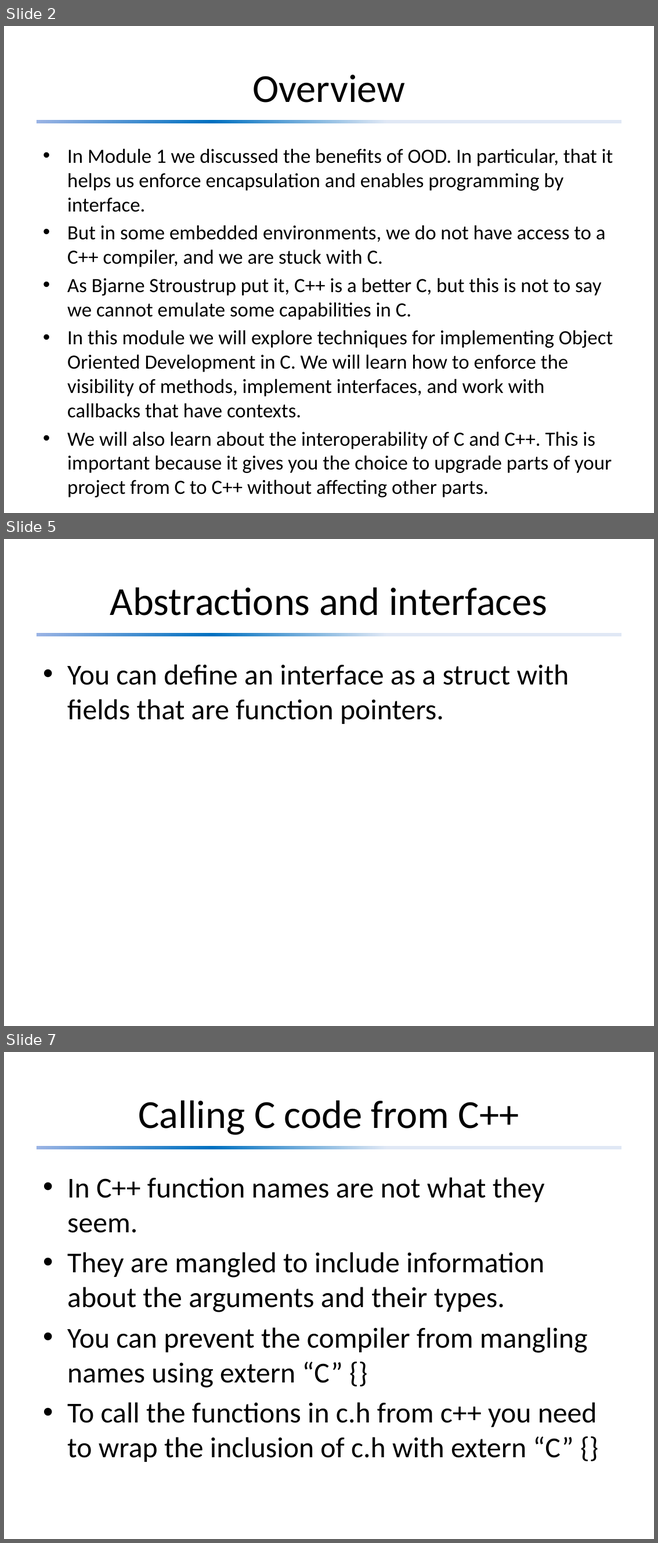
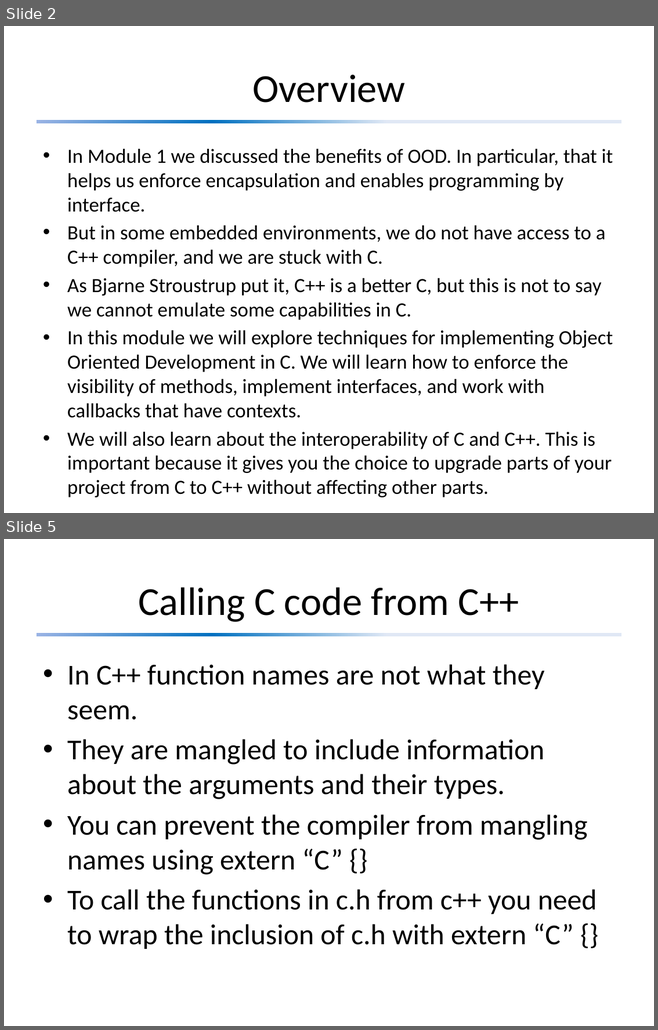
Before and after one commit to david-sackstein/solid-c-cpp, a slide deck: Module 5 - Object Oriented Design and C.pptx. Shown one above the other, each under a label of ours: slides 2, 5 and 7 before the commit, slides 2 and 5 after it; the slides between them are not shown. The pictures are 658x1543 and 658x1030 pixels, drawn with LibreOffice and Linux fonts; fonts in the diff are those of the drawing. Boxes give left, top, right and bottom in pixels: in the first picture for what was removed or moved away, otherwise in the second. Text is boxed around its words. In the diff, an @@ line names an element or a change of style, - is before the commit and + after.

```diff
--- a/Module 5 - Object Oriented Design and C.pptx
+++ b/Module 5 - Object Oriented Design and C.pptx
@@ slide 5 removed at (4, 539, 654, 1026), background #FFFFFF; not listed: 1 template element that a slide beside it also shows @@
@@ title removed at (110, 587, 547, 616) @@
-Abstractions and interfaces
@@ text removed at (67, 664, 569, 724) @@
-• You can define an interface as a struct with fields that are function pointers.
@@ what was slide 7 is now slide 5 @@
```
Also in this commit, not shown: 3 slides changed, 6 slides added, 1 other slide removed.
